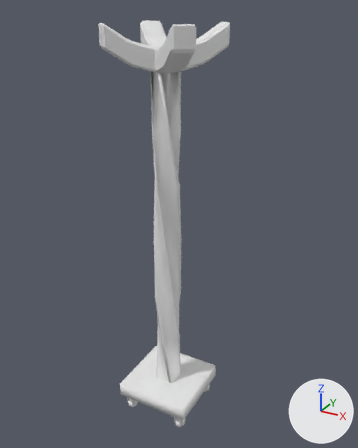
Before and after pictures for a commit that changed the FBX model Assets/Project/Models/Robots/robot_tall.fbx.
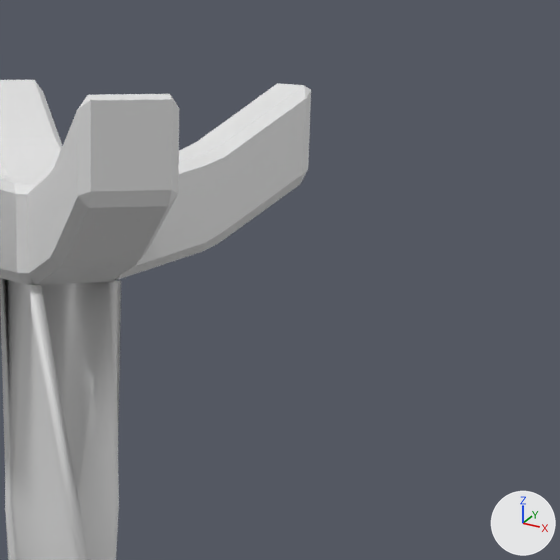
There are two pictures of each version: one whole from a 50 mm lens placed at (1.114, -1.909, 2.056), pointed at (0.053, 0.021, 1.091), one close up on the part from 42% to 82% of the width and 0% to 32% of the height. Lighting does not change. The marker at lower right points along +X, +Y and +Z. Where no turn or scale is listed for an object, it has been applied to the vertices.

Names of what the first close-up shows: 'TallRobot'.
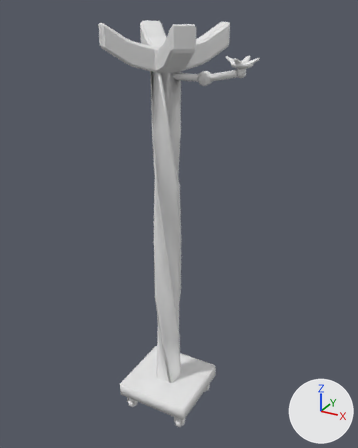
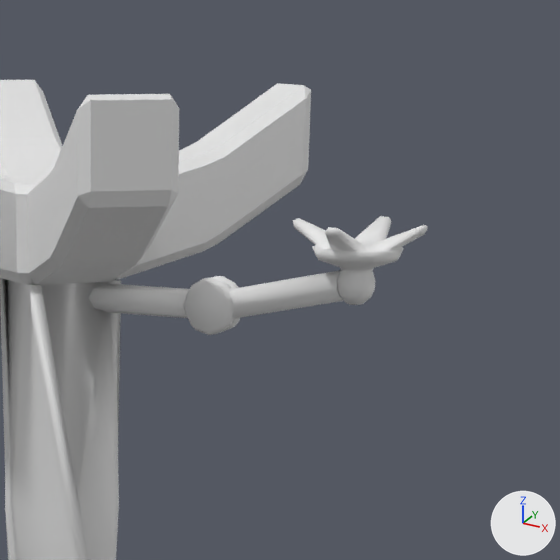
Commit message: [Art] Update the robots models

Where the change shows, as pixel boxes (x1, y1, x2, y2) in the close-ups (560 x 560 px):
'TallRobot', reshaped
    before: (0, 80, 311, 560)
    after: (0, 80, 427, 560)
part 1 of me_cube_007, added
    after: (293, 216, 427, 305)
part 2 of me_cube_007, added
    after: (184, 270, 343, 335)
part 3 of me_cube_007, added
    after: (88, 276, 240, 333)

The edits, one by one:
me_cube_007 is used by ob_tallrobot; location (0.0, 0.0, 0.0).
me_cube_007 had 2754 vertices, 2742 faces and spanned x -0.22..0.22, y -0.22..0.22, z 0.0..1.99.
me_cube_007 now has 3209 vertices, 3225 faces and spans x -0.22..0.42, y -0.22..0.22, z 0.0..1.99.
me_cube_007 part 1: a new loose piece of 318 vertices spanning x 0.28..0.42, y -0.08..0.06, z 1.8..1.87.
me_cube_007 part 2: a new loose piece of 77 vertices spanning x 0.16..0.34, y -0.02..0.01, z 1.76..1.83.
me_cube_007 part 3: a new loose piece of 60 vertices spanning x 0.02..0.22, y -0.02..0.01, z 1.76..1.81.
